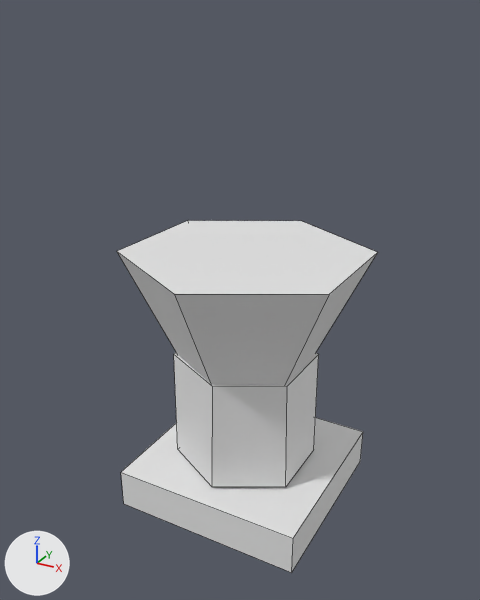
The Blender file Assets/Models/cup.blend as it was, and as the next commit left it.
Both versions are drawn from a 50 mm lens placed at (1.236, -1.617, 1.026), pointed at (0.338, 0.015, 0.21). The lights are fixed; the arrows at lower left show +X, +Y and +Z. Mesh edges are drawn as thin lines. Materials are left out; every surface is plain grey.
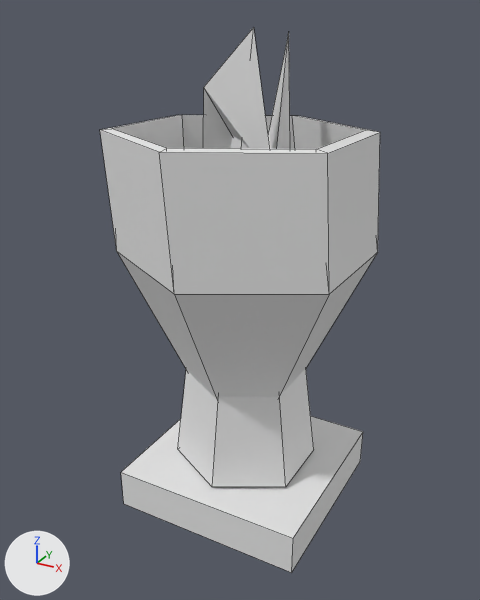
Where the change shows, as pixel boxes [x1, y1, x2, y2] in the pictures (480 x 600 px):
'Cube', reshaped (7% wider, 55% taller): before [117, 220, 378, 573]; after [100, 27, 380, 573]
part 1 of me_cube, built on: before [117, 220, 378, 486]; after [100, 27, 380, 486]

The change, as a list of edits to the scene's bpy script:
```text
Change me_cube:
    used by ob_cube; location = (0.0, 0.0, 0.0); scale = (0.5, 0.5, 0.5)
    remove me_cube.from_pydata(...)  # 28 vertices, 21 faces; spans x 0.03..1.38, y -0.7..0.85, z -0.97..0.74
    add me_cube.from_pydata(...)  # 58 vertices, 57 faces; spans x -0.02..1.38, y -0.71..0.85, z -0.97..1.96
    me_cube part 1
    1 face is deleted
    6 vertices move from x 0.3..1.11, y -0.38..0.5, z 0.04 to x 0.38..1.03, y -0.3..0.41, z 0.04
    30 vertices are added at x -0.02..1.38, y -0.71..0.85, z 0.44..1.96
    37 new faces join them
```
